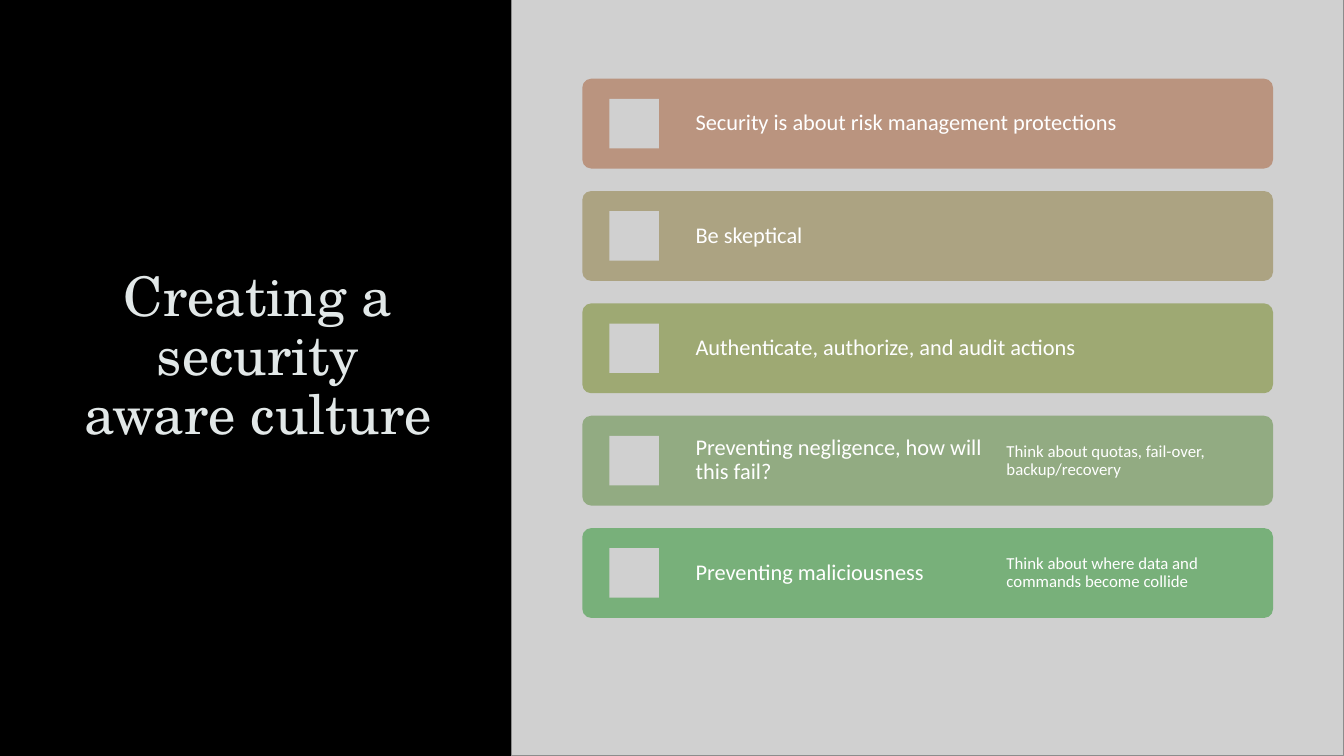
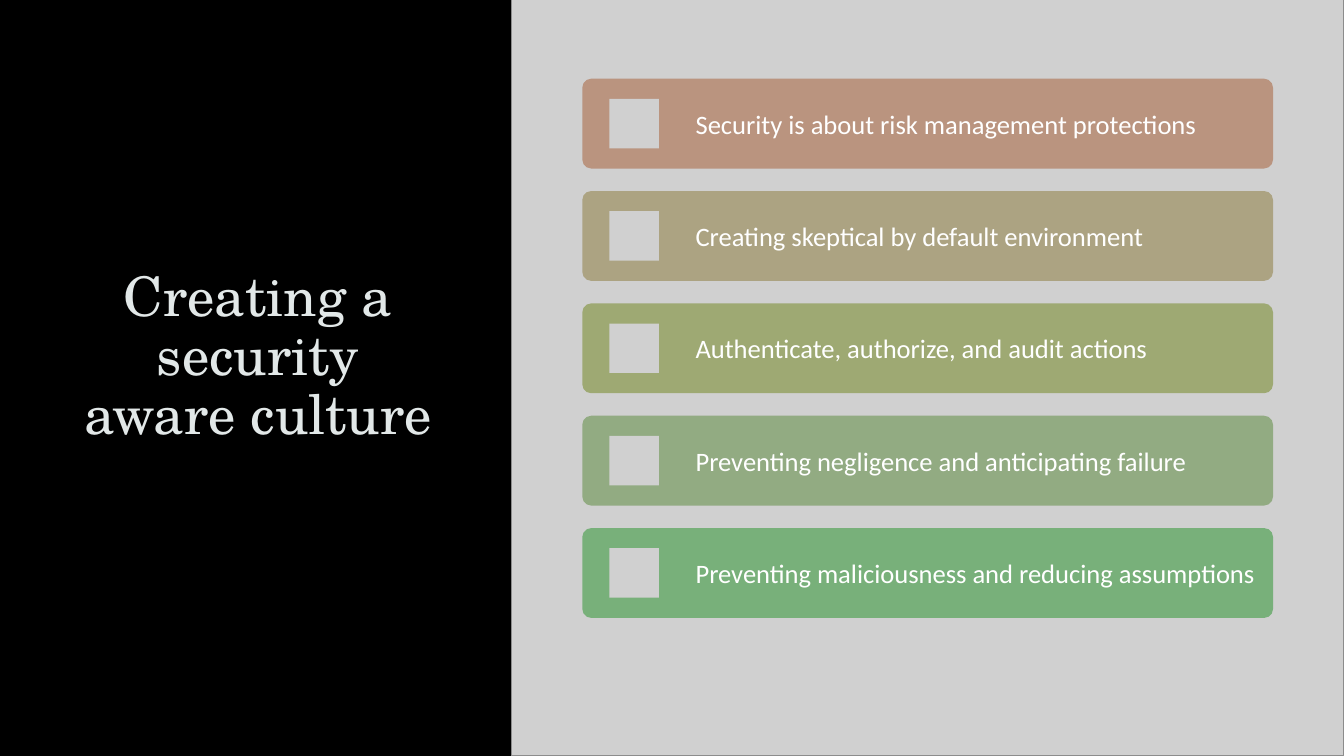
Before and after one commit to dr-natetorious/TIM-8301-Principals_of_CyberSecurity, a slide deck: slide 10 of Week2_PeopleAspects/BachmeierNTIM8301-2.pptx. Drawn at 1344x756 pixels with LibreOffice and Linux fonts; fonts in the diff are those of the drawing; grey boxes stand for pictures; background and template pictures are left out. Boxes give left, top, right and bottom in pixels: in the first picture for what was removed or moved away, otherwise in the second. Text is boxed around its words. In the diff, an @@ line names an element or a change of style, - is before the commit and + after.

```diff
--- a/Week2_PeopleAspects/BachmeierNTIM8301-2.pptx
+++ b/Week2_PeopleAspects/BachmeierNTIM8301-2.pptx
@@ text "Security is about risk management ..." at [696,115,1196,139]: size 16 to 19 pt; line spacing 0.9 to 1; more space between paragraphs @@
@@ text at [696,227,1142,251]: text changed; size 16 to 19 pt @@
-Be skeptical
+Creating skeptical by default environment
@@ text "Authenticate, authorize, and audit actions" at [696,339,1147,361]: size 16 to 19 pt; line spacing 0.9 to 1; more space between paragraphs @@
@@ text removed at [1006,445,1205,478] @@
-Think about quotas, fail-over, backup/recovery
@@ text at [696,452,1185,476]: text changed; size 16 to 19 pt @@
-Preventing negligence, how will this fail?
+Preventing negligence and anticipating failure
@@ text at [696,564,1255,588]: text changed; size 16 to 19 pt @@
-Preventing maliciousness
+Preventing maliciousness and reducing assumptions
@@ text removed at [1006,557,1198,587] @@
-Think about where data and commands become collide
```
Also in this commit, not shown: 7 other slides changed, 4 slides added, 2 slides removed, 1 other file.
